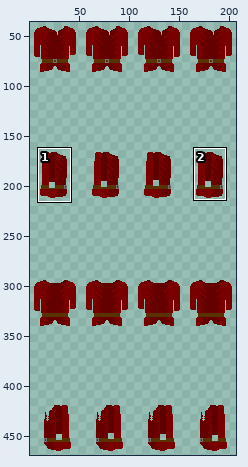
Sprite sheet -- assets/playerCustom/clothingTop/tunicRed.png. Above, an overview of the earlier version with the close-up marked.
Close-up. As it was:
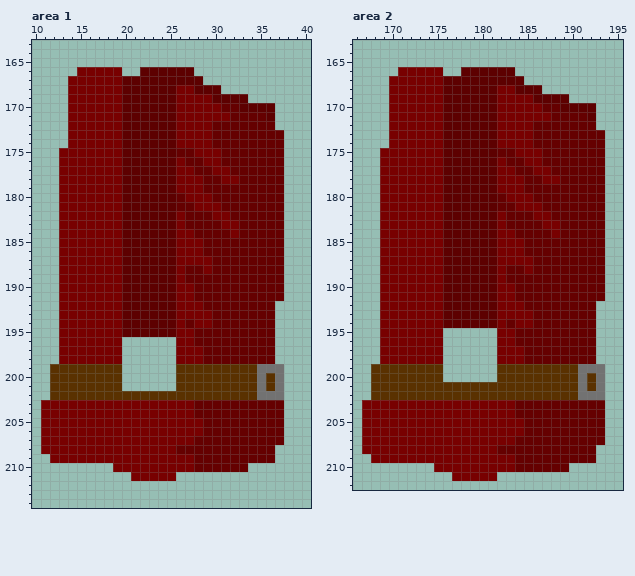
The file is 208x507 pixels. Colours within 5 levels of each other are drawn and written as one. Shown: area 1: x 10..40, y 163..214; area 2: x 166..195, y 163..212. The old version is drawn lined up with the new one, on the new canvas. The wide view leaves out empty margins. The commit also changed other parts of the picture, which this record leaves out.
The result:
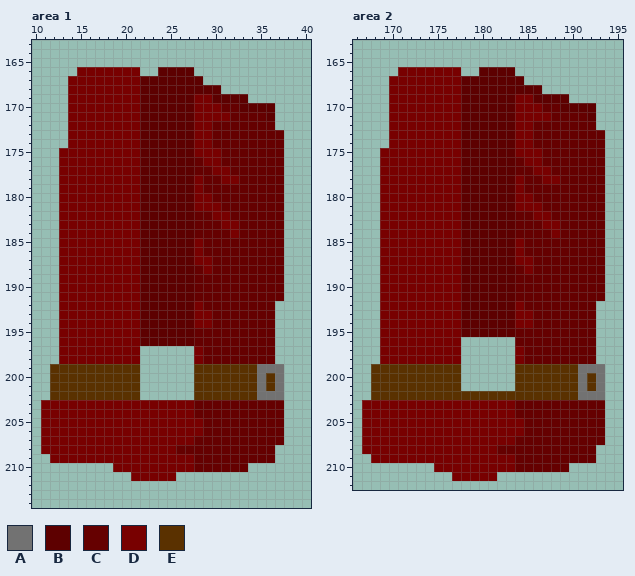
Palette (. is transparent): A #727272  B #5d0000  C #650000  D #780000  E #5a3100
Diff:
canvas 208x507 -> 208x508
Area 1:
Colour B now appears in row 196 at x 22 to 25.
The author changed colour C to colour B in row 175 at x 26 to 27; in row 176 at x 27; in row 180 at x 26; in row 181 at x 26 to 27; in rows 182 to 183 at x 27; in rows 188 to 189 at x 27.
The author changed colour C to colour B in row 194 at x 27.
The author changed colour D to colour B in rows 168 to 174 at x 26 to 27; in row 176 at x 26; in rows 177 to 179 at x 26 to 27; in row 180 at x 27; in rows 182 to 183 at x 26; in rows 184 to 187 at x 26 to 27.
The author changed colour D to colour B in rows 188 to 189 at x 26; in rows 190 to 193 at x 26 to 27; in row 194 at x 26; in rows 195 to 196 at x 26 to 27.
Colour D now appears in row 166 at x 20 to 21; in rows 196 to 198 at x 20 to 21.
The author changed colour B to colour D in rows 167 to 195 at x 20 to 21.
Colour E now appears in rows 199 to 201 at x 20 to 21.
Colour B is gone in row 166 at x 22 to 23.
Colour D is gone in rows 197 to 198 at x 26 to 27.
Colour E is gone in rows 199 to 201 at x 26 to 27; in row 202 at x 22 to 27.
Area 2:
Colour B now appears in row 195 at x 178 to 181.
The author changed colour C to colour B in row 175 at x 182 to 183; in row 176 at x 183; in row 180 at x 182; in row 181 at x 182 to 183; in rows 182 to 183 at x 183; in rows 188 to 189 at x 183.
The author changed colour C to colour B in row 194 at x 183.
The author changed colour D to colour B in rows 168 to 174 at x 182 to 183; in row 176 at x 182; in rows 177 to 179 at x 182 to 183; in row 180 at x 183; in rows 182 to 183 at x 182; in rows 184 to 187 at x 182 to 183.
The author changed colour D to colour B in rows 188 to 189 at x 182; in rows 190 to 193 at x 182 to 183; in row 194 at x 182; in row 195 at x 182 to 183.
Colour D now appears in row 166 at x 176 to 177; in rows 195 to 198 at x 176 to 177.
The author changed colour B to colour D in rows 167 to 194 at x 176 to 177.
Colour E now appears in rows 199 to 200 at x 176 to 177.
Colour B is gone in row 166 at x 178 to 179.
Colour D is gone in rows 196 to 198 at x 182 to 183.
Colour E is gone in rows 199 to 200 at x 182 to 183; in row 201 at x 178 to 183.
Where, in picture pixels (left, top, right, bottom), the same in both close-ups:
changed: (122, 67, 194, 400)
changed: (443, 67, 515, 391)
